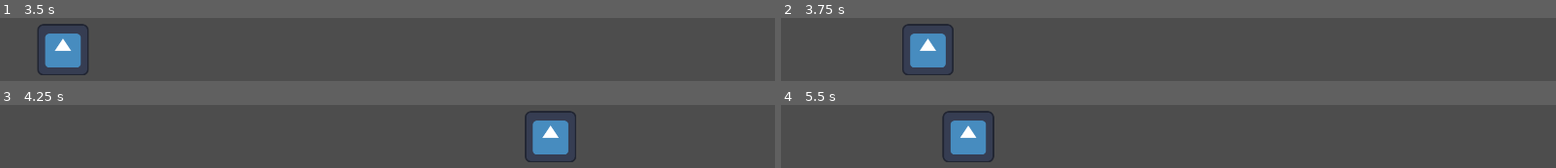
Above: before the commit, frames 1-4 (two rows, left to right).
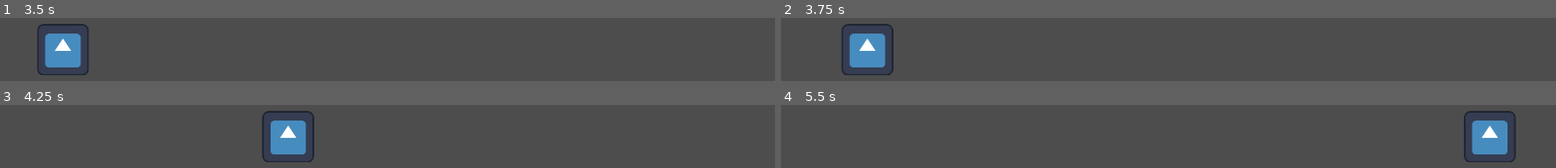
Above: after the commit, the same moments.

Repository: sysfield/fp
Game: Godot game, scene res://enemy.tscn
Two runs of this game, one before a commit and one after it. Both use one fixed random seed, a clock stepped at 60 frames per second and the inputs below. The project has no main scene, so this scene is started directly. The engine's default icon, where the game draws it, is replaced by a stand-in: a white triangle on a blue panel in a dark square.
Inputs:
- Up to frame 1 (3.5 s): no input
- Up to frame 2 (3.75 s): no input
- Up to frame 3 (4.25 s): no input
- Up to frame 4 (5.5 s): no input

Frame 1 is identical in both runs. In frame 2, 6.6% of the frame differs, in the area x 7-23%, y 9-91%; in frame 3, 6.5%; in frame 4, 6.6%, in the area x 20-95%, y 9-91%.

Commit message:
Revert to -1 on left side

Diff:
--- a/Enemy.gd
+++ b/Enemy.gd
@@ -22,4 +22,4 @@
 	if position.x == screen_size.x - sprite_x:
 		speed = -(speed)
 	elif position.x == 0 + sprite_x:
-		speed = speed * -2
+		speed = speed * -1
